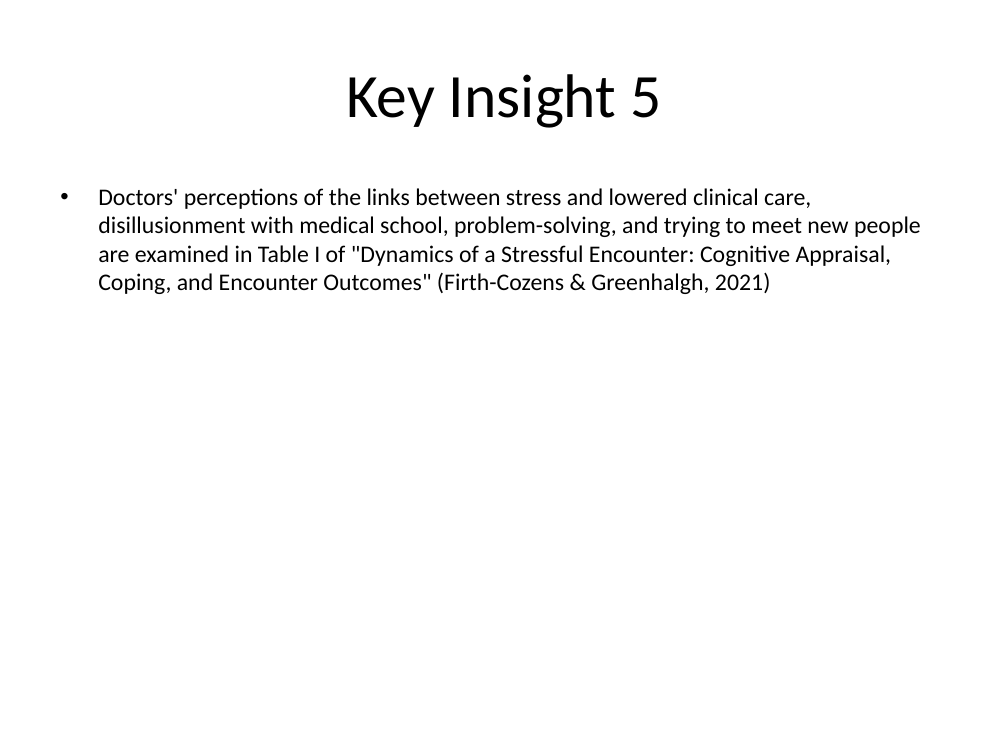
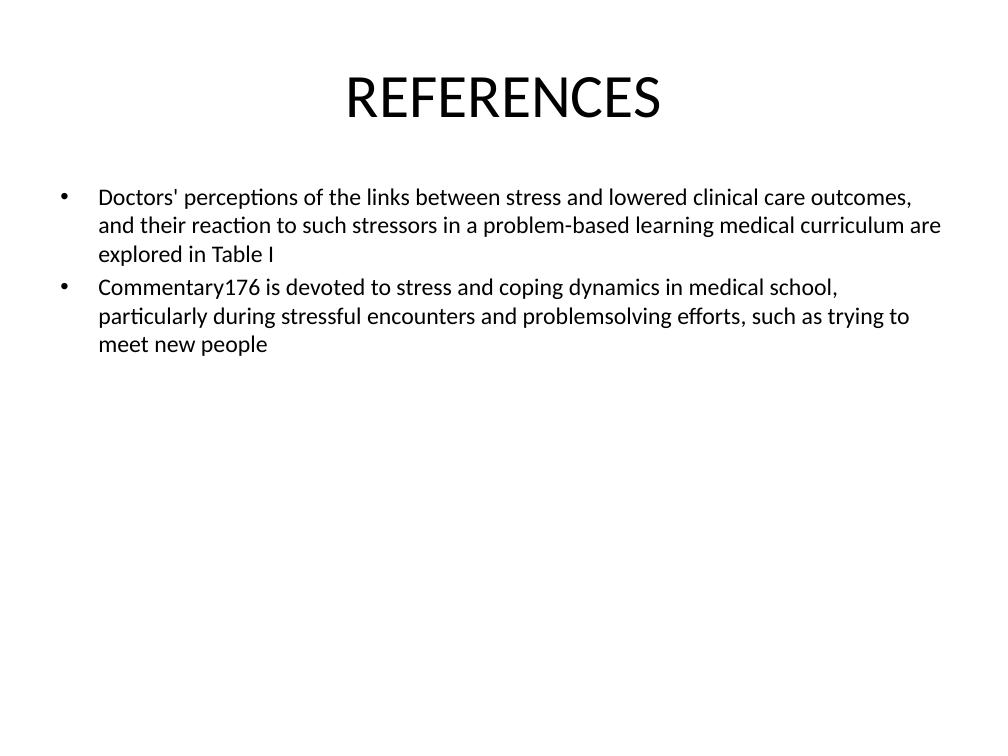
Before and after one commit to RowenTey/lazy-docs, a slide deck: slide 6 of web-app/public/research.ppt. Drawn at 1008x756 pixels with LibreOffice and Linux fonts; fonts in the diff are those of the drawing. Boxes give left, top, right and bottom in pixels: in the first picture for what was removed or moved away, otherwise in the second. Text is boxed around its words. In the diff, an @@ line names an element or a change of style, - is before the commit and + after.

```diff
--- a/web-app/public/research.ppt
+++ b/web-app/public/research.ppt
@@ title at box(346, 77, 662, 118): text changed @@
-Key Insight 5
+REFERENCES
@@ text at box(98, 188, 941, 356): text changed @@
-• Doctors' perceptions of the links between stress and lowered clinical care, disillusionment with medical school, problem-solving, and trying to meet new people are examined in Table I of "Dynamics of a Stressful Encounter: Cognitive Appraisal, Coping, and Encounter Outcomes" (Firth-Cozens & Greenhalgh, 2021)
+• Doctors' perceptions of the links between stress and lowered clinical care outcomes, and their reaction to such stressors in a problem-based learning medical curriculum are explored in Table I
+• Commentary176 is devoted to stress and coping dynamics in medical school, particularly during stressful encounters and problemsolving efforts, such as trying to meet new people
```
Also in this commit, not shown: 5 other slides changed, 10 other files.
